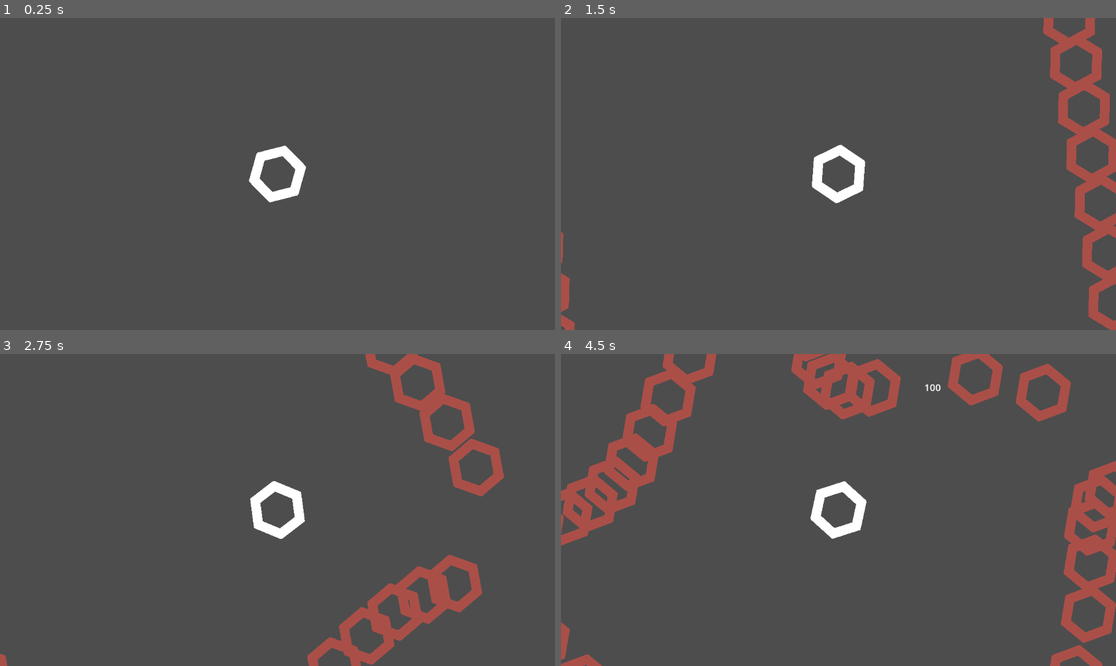
Above: before the commit, frames 1-4 (two rows, left to right).
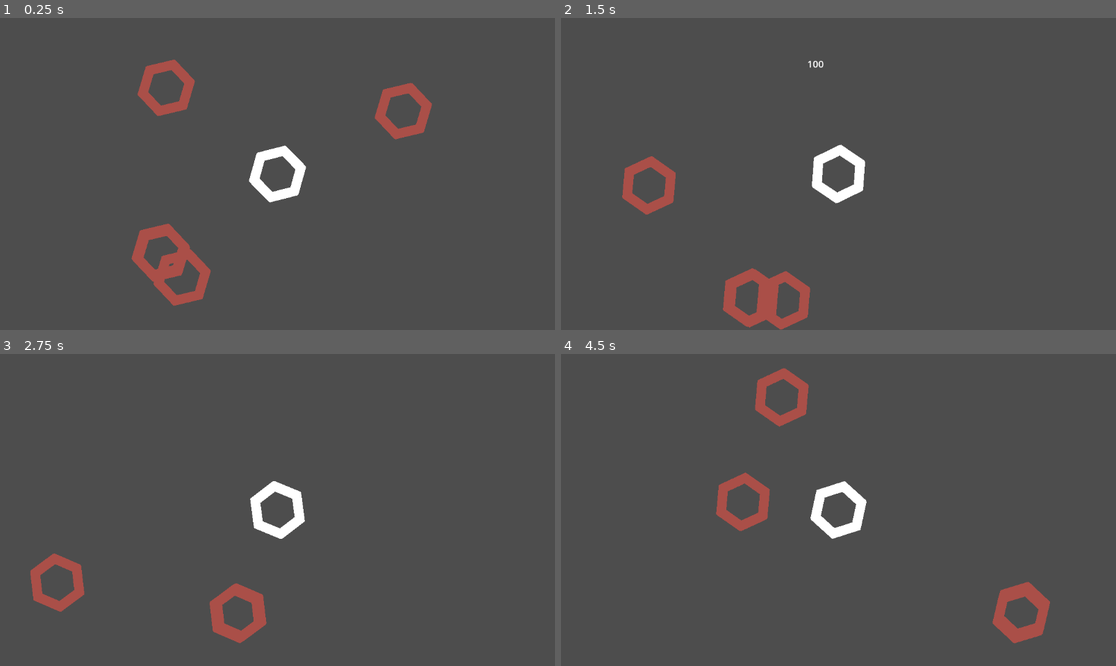
Above: after the commit, the same moments.

Repository: pharnisch/Hexagonal-Havoc
Game: Godot game, scene res://map_1.tscn
Same seed, same stepped clock (60 frames per second), same inputs: the game is played once before the commit and once after it.
Inputs:
- Up to frame 1 (0.25 s): no input
- Up to frame 2 (1.5 s): hold Right (ui_right) 0.53-1.28 s; hold Down (ui_down) from 1.28 s (still down)
- Up to frame 3 (2.75 s): release Down (ui_down) at 2.03 s; hold Right (ui_right) from 2.03 s (still down)
- Up to frame 4 (4.5 s): release Right (ui_right) at 2.78 s; hold Up (ui_up) 2.78-3.53 s; hold Left (ui_left) from 3.53 s (still down)

The runs differ from the first frame. In frame 1, 3.2% of the frame differs, in the area x 23-78%, y 13-93%; in frame 2, 6.7%; in frame 3, 7.7%; in frame 4, 15%, in the area x 0-100%, y 0-100%.

Commit message:
.

Diff:
--- a/map_1.gd
+++ b/map_1.gd
@@ -1,37 +1,120 @@
 extends Node2D
 
-var enemy = null
-var spawn_time = 15
-var spawn_timer = 14
+var hexagon_enemy = null
+var wave_timer = 0
+var wave_time = 0
+var wave_ind = 0
 var walking_variant = 1
+var walking_variants = 2
+var rng = null
+var waves = null
 
 # Called when the node enters the scene tree for the first time.
 func _ready():
-	self.enemy = load("res://hexagon_enemy_i.tscn")
+	self.hexagon_enemy = load("res://hexagon_enemy_i.tscn")
+	self.rng = RandomNumberGenerator.new()
+	self.waves = [
+		{
+			"duration": 5,
+			"sub_waves": [
+				{
+					"spawn_time": 0,
+					"enemy_type": self.hexagon_enemy,
+					"amount": 5,
+					"shape": self.circle_wave,
+					"shape_args": {"radius":300,"sep":100},
+					"walking_variant": 1,
+				},
+				{
+					"spawn_time": 3,
+					"enemy_type": self.hexagon_enemy,
+					"amount": 5,
+					"shape": self.circle_wave,
+					"shape_args": {"radius":500,"sep":100},
+					"walking_variant": 1,
+				}
+			],
+		},
+		{
+			"duration": 5,
+			"sub_waves": [
+				{
+					"spawn_time": 0,
+					"enemy_type": self.hexagon_enemy,
+					"amount": 5,
+					"shape": self.square_wave,
+					"shape_args": {"radius":600,"sep":100},
+					"walking_variant": 1,
+				},
+				{
+					"spawn_time": 3,
+					"enemy_type": self.hexagon_enemy,
+					"amount": 5,
+					"shape": self.square_wave,
+					"shape_args": {"radius":600,"sep":100},
+					"walking_variant": 1,
+				}
+			],
+		}
+	]
 
-	# randomize different walking strategies
-	# randomize different comfort zone strategies (pause for x time, walk in opposite for x time, walk in random direction for x time)
+	self.wave_time = self.waves[self.wave_ind]["duration"]
+	self.wave_timer = 0
+
 
 # Called every frame. 'delta' is the elapsed time since the previous frame.
 func _process(delta):
-	self.spawn_timer += delta
-	if self.spawn_timer >= self.spawn_time:
-		self.spawn_timer -= self.spawn_time
 
-		# -500/(-400/.../0/.../400)  500/(-400/.../0/.../400)  (-400/.../0/.../400)/-500  (-400/.../0/.../400)/500
-		for i in range(10):
-			for j in [-600, 600]:
+	self.wave_timer += delta
+	if self.wave_timer >= self.wave_time:
+		self.wave_ind += 1
+		if wave_ind == self.waves.size():
+			# game end (?)
+			# repeat from start
+			self.wave_ind = 0
+		self.wave_time = self.waves[self.wave_ind]["duration"]
+		self.wave_timer = 0
+
+	var wave_ind = 0
+	for sub_wave in self.waves[self.wave_ind]["sub_waves"]:
+		if "spawned" not in sub_wave and sub_wave["spawn_time"] <= self.wave_timer:
+			self.waves[self.wave_ind]["sub_waves"][wave_ind]["spawned"] = true
+			var spawn_positions = sub_wave["shape"].call(sub_wave["amount"], sub_wave["shape_args"])
+			for sp in spawn_positions:
+				var new_enemy = sub_wave["enemy_type"].instantiate()
+				new_enemy.walking_variant = sub_wave["walking_variant"]
+				new_enemy.position = sp
+				self.add_child(new_enemy)
+				new_enemy.set_owner(self)
+		wave_ind += 1
+
+func square_wave(amount, shape_args):
+	var possible_spawn_locations = []
+	var amount_per_side = round(2 * shape_args["radius"] / shape_args["sep"])
+	var pp = self.get_node("Player").global_position
+	for i in range(amount_per_side):
+			for j in [-shape_args["radius"], shape_args["radius"]]:
 				for k in [true, false]:
-					var new_enemy = self.enemy.instantiate()
-					var pp = self.get_node("Player").global_position
 					if k:
-						new_enemy.position = Vector2(pp.x+400-i*100,pp.y+j)
+						possible_spawn_locations.append(Vector2(pp.x+shape_args["radius"]-i*shape_args["sep"],pp.y+j))
 					else:
-						new_enemy.position = Vector2(pp.x+j,pp.y+400-i*100)
-					new_enemy.walking_variant = self.walking_variant
-					self.add_child(new_enemy)
-					new_enemy.set_owner(self)
-		if self.walking_variant == 1:
-			self.walking_variant = 2
-		else:
-			self.walking_variant = 1
+						possible_spawn_locations.append(Vector2(pp.x+j,pp.y+shape_args["radius"]-i*shape_args["sep"]))
+	return self.choose_locations(possible_spawn_locations, amount)
+
+func circle_wave(amount, shape_args):
+	var possible_spawn_locations = []
+	var pp = self.get_node("Player").global_position
+	for i in range(50):
+		var rand_v = Vector2(self.rng.randf_range(-1,1), self.rng.randf_range(-1,1)).normalized() * shape_args["radius"]
+		possible_spawn_locations.append(Vector2(pp.x+rand_v.x,pp.y+rand_v.y))
+	return self.choose_locations(possible_spawn_locations, amount)
+
+func choose_locations(locations, amount):
+	var chosen_locations = []
+	for i in range(amount):
+		if locations.size() == 0:
+			return chosen_locations
+		var rnd_ind = self.rng.randi_range(0, locations.size() - 1)
+		chosen_locations.append(locations[rnd_ind])
+		locations.remove_at(rnd_ind)
+	return chosen_locations
